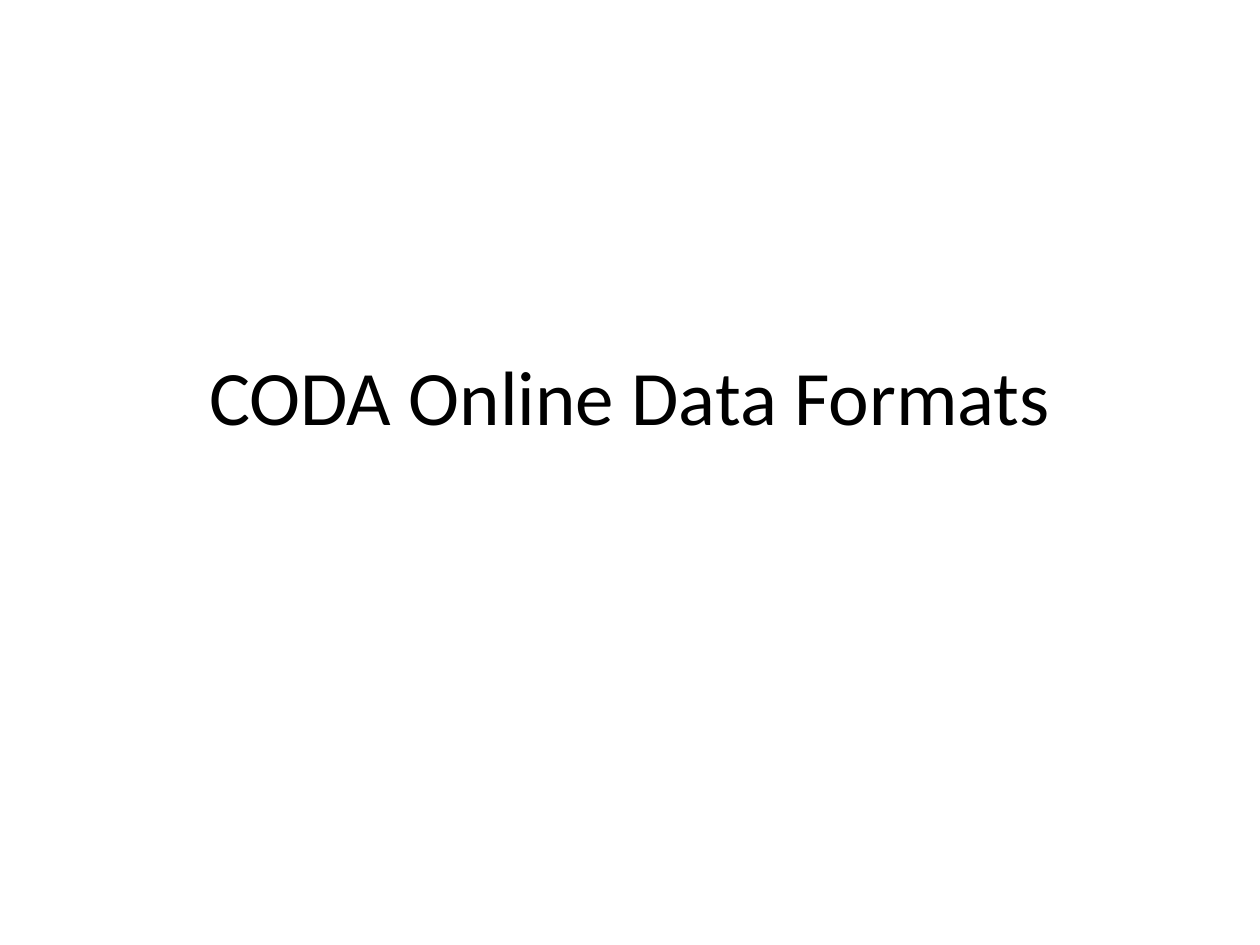
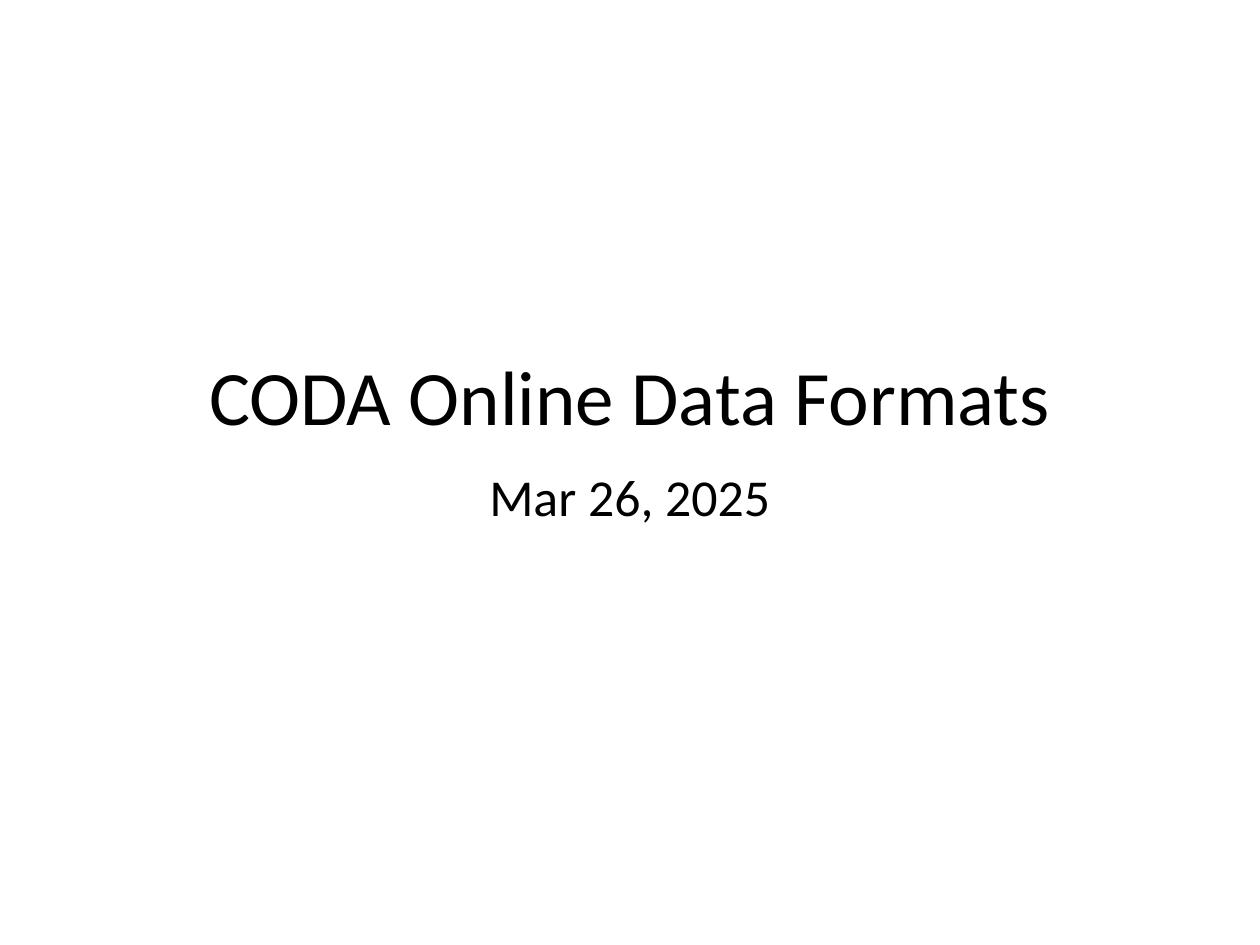
Before and after one commit to JeffersonLab/evio, a slide deck: slide 1 of doc/format_guide/evio_Formats.pptx. Drawn at 1260x945 pixels with LibreOffice and Linux fonts; fonts in the diff are those of the drawing. Boxes give left, top, right and bottom in pixels: in the first picture for what was removed or moved away, otherwise in the second. Text is boxed around its words. In the diff, an @@ line names an element or a change of style, - is before the commit and + after.

```diff
--- a/doc/format_guide/evio_Formats.pptx
+++ b/doc/format_guide/evio_Formats.pptx
@@ text added at (x1=489, y1=481, x2=770, y2=523), 29.6 pt, text #000000 @@
+Mar 26, 2025
```
Also in this commit, not shown: 2 other files.
